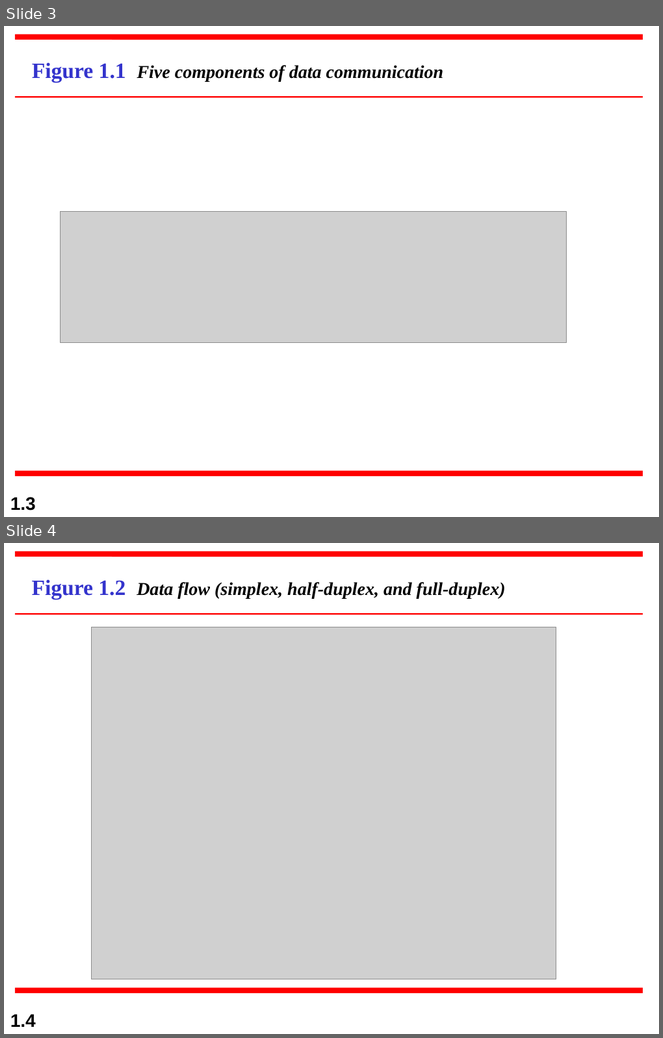
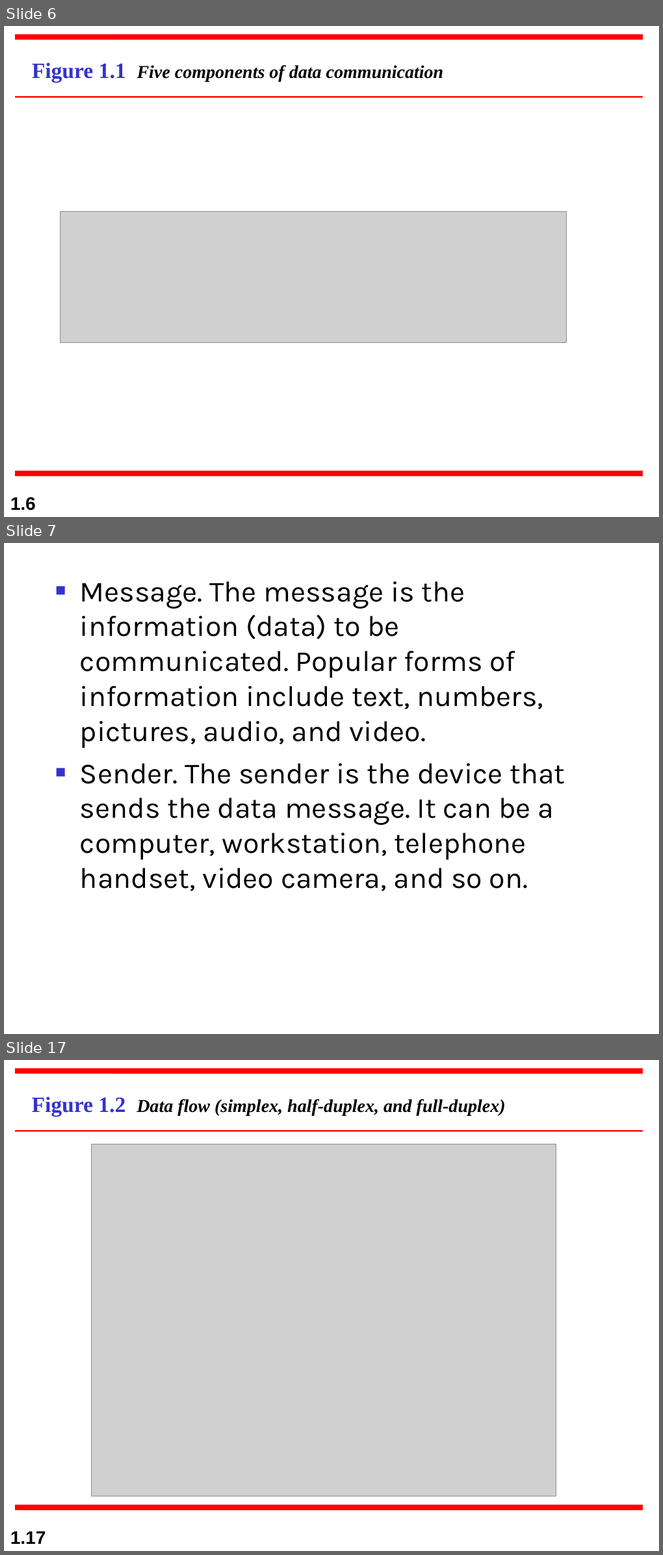
Before and after one commit to primusr/GITFiles, a slide deck: DATA COMM/ch01.ppt. Shown one above the other, each under a label of ours: slides 3 and 4 before the commit, slides 6, 7 and 17 after it; the slides between them are not shown. The pictures are 663x1038 and 663x1555 pixels, drawn with LibreOffice and Linux fonts; fonts in the diff are those of the drawing; grey boxes stand for pictures. Boxes give left, top, right and bottom in pixels: in the first picture for what was removed or moved away, otherwise in the second. Text is boxed around its words. In the diff, an @@ line names an element or a change of style, - is before the commit and + after.

```diff
--- a/DATA COMM/ch01.ppt
+++ b/DATA COMM/ch01.ppt
@@ slide 7 added at [4,543,659,1034], background #FFFFFF @@
@@ text added at [80,581,565,891], 32 pt, text #000000 @@
+■ Message. The message is the information (data) to be communicated. Popular forms of information include text, numbers, pictures, audio, and video.
+■ Sender. The sender is the device that sends the data message. It can be a computer, workstation, telephone handset, video camera, and so on.
@@ what was slide 3 is now slide 6 @@
@@ page number at [10,497,36,511]: text changed @@
-1.3
+1.6
@@ what was slide 4 is now slide 17 @@
@@ page number at [10,1531,46,1544]: text changed @@
-1.4
+1.17
```
Also in this commit, not shown: 12 other slides added.
